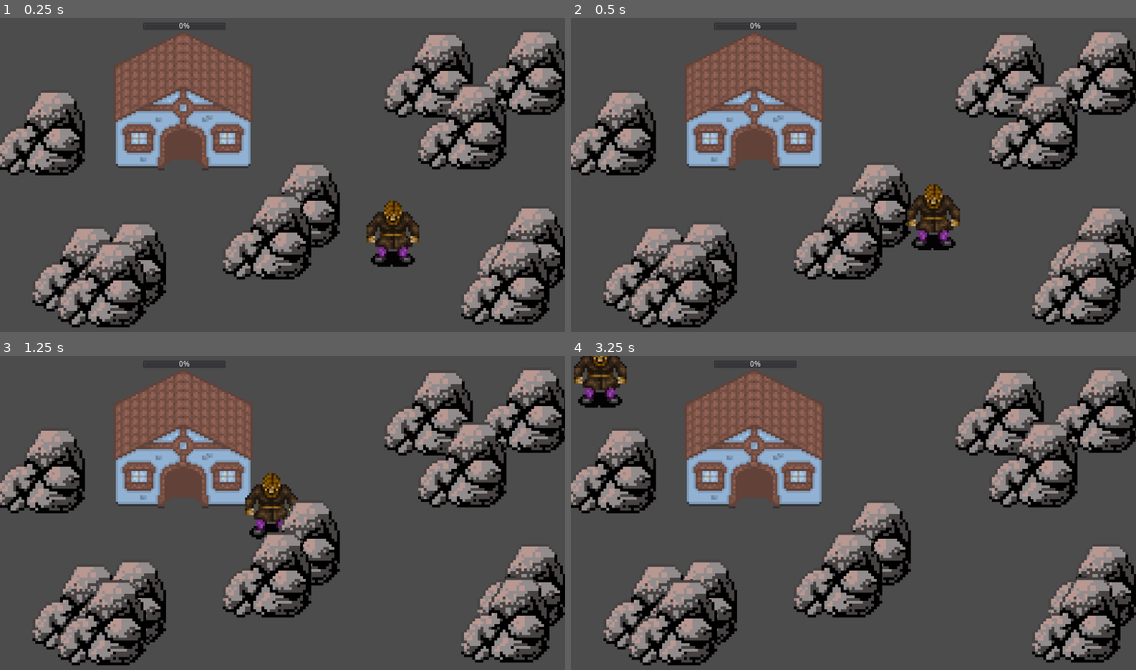
Above: before the commit, frames 1-4 (two rows, left to right).
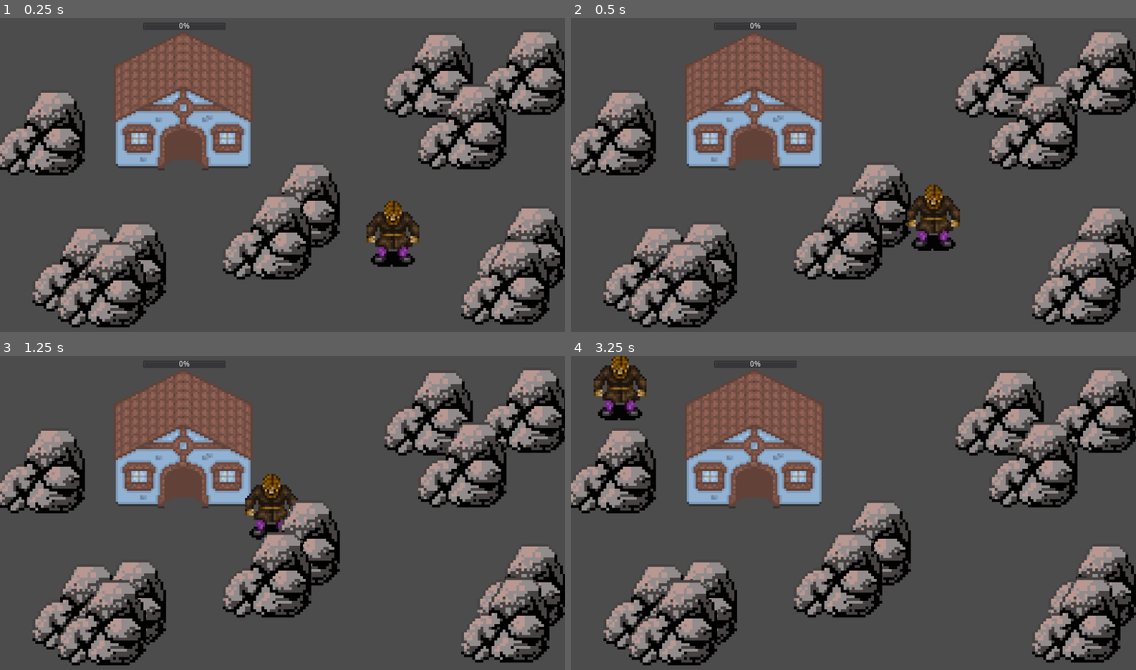
Above: after the commit, the same moments.

Repository: Jummit/behavior-tree
Game: Godot game, scene res://main.tscn
The game is run twice, just before and just after one commit, with the same random seed, the same clock (stepped at 60 frames per second) and the same inputs.
Inputs (mouse positions are in pixels of both pictures, inside the frame that each line leads up to):
- Up to frame 1 (0.25 s): no input
- Up to frame 2 (0.5 s): no input
- Up to frame 3 (1.25 s): move the mouse to (406, 503) at 0.52 s; click (406, 503) at 0.67 s
- Up to frame 4 (3.25 s): move the mouse to (740, 538) at 1.27 s; click (740, 538) at 1.42 s; move the mouse to (910, 447) at 2.02 s; click (910, 447) at 2.17 s; move the mouse to (825, 588) at 2.77 s; click (825, 588) at 2.92 s

Frame 1 is identical in both runs. In frame 2, 0.2% of the frame differs, in the area x 59-69%, y 52-75%; in frame 3, 0.1%; in frame 4, 1.8%, in the area x 0-14%, y 0-21%.
Error in both runs: Invalid call. Nonexistent function 'tick_comment (via call)' in base 'Reference (nodes.gd)'. (res://addons/behavior_tree/nodes.gd:231)

Commit message:
make the worker move everywhere when random walking

Diff:
--- a/worker/worker.gd
+++ b/worker/worker.gd
@@ -42,7 +42,7 @@
 
 
 func target_random_point() -> int:
-	target = Vector2(randf(), randf()) * 100
+	target = Vector2(randf(), randf()) * get_viewport().size
 	return OK
 
 
